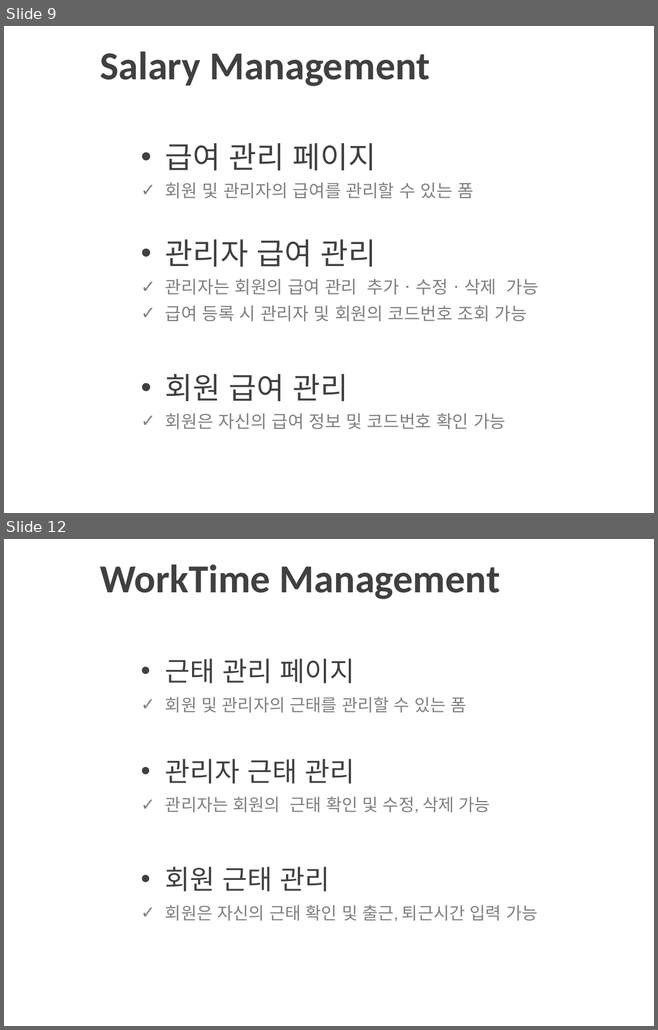
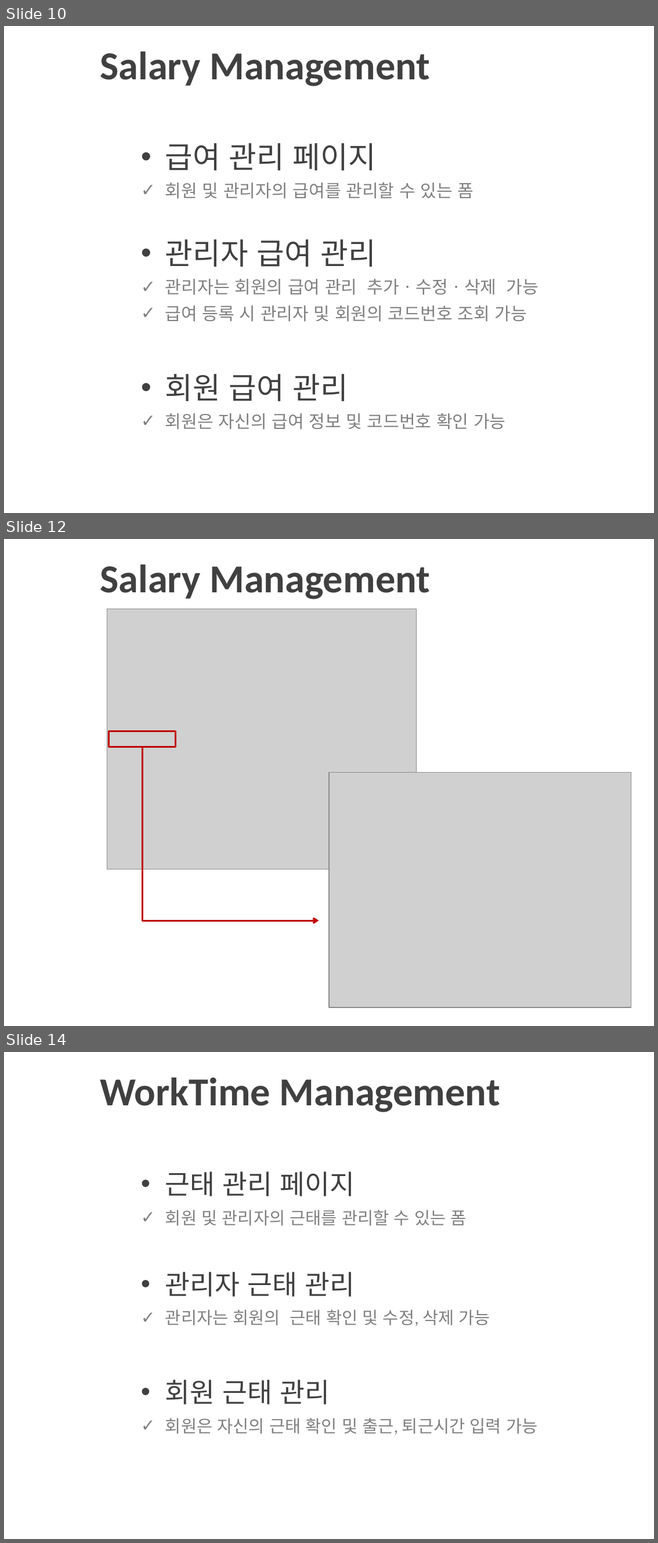
Before and after one commit to itbanked/H_Project, a slide deck: Info/AprilProject_PPT.pptx. Shown one above the other, each under a label of ours: slides 9 and 12 before the commit, slides 10, 12 and 14 after it; the slides between them are not shown. The pictures are 658x1030 and 658x1543 pixels, drawn with LibreOffice and Linux fonts; fonts in the diff are those of the drawing; grey boxes stand for pictures; background and template pictures are left out. Boxes give left, top, right and bottom in pixels: in the first picture for what was removed or moved away, otherwise in the second. Text is boxed around its words. In the diff, an @@ line names an element or a change of style, - is before the commit and + after.

```diff
--- a/Info/AprilProject_PPT.pptx
+++ b/Info/AprilProject_PPT.pptx
@@ slide 12 added at (x1=4, y1=539, x2=654, y2=1026), background picture (left out) @@
@@ title added at (x1=100, y1=565, x2=430, y2=599), 44 pt, text #404040, bold @@
+Salary Management
@@ picture added at (x1=107, y1=609, x2=416, y2=870) @@
@@ rectangle added at (x1=108, y1=732, x2=175, y2=747), outline #C00000 2 pt @@
@@ elbow arrow added from (143, 747) to (318, 921), #C00000 2 pt @@
@@ picture added at (x1=329, y1=772, x2=631, y2=1008) @@
@@ what was slide 9 is now slide 10 @@
@@ what was slide 12 is now slide 14 @@
```
Also in this commit, not shown: 7 slides changed, 5 other slides added, 12 slides removed, 2 other files.
